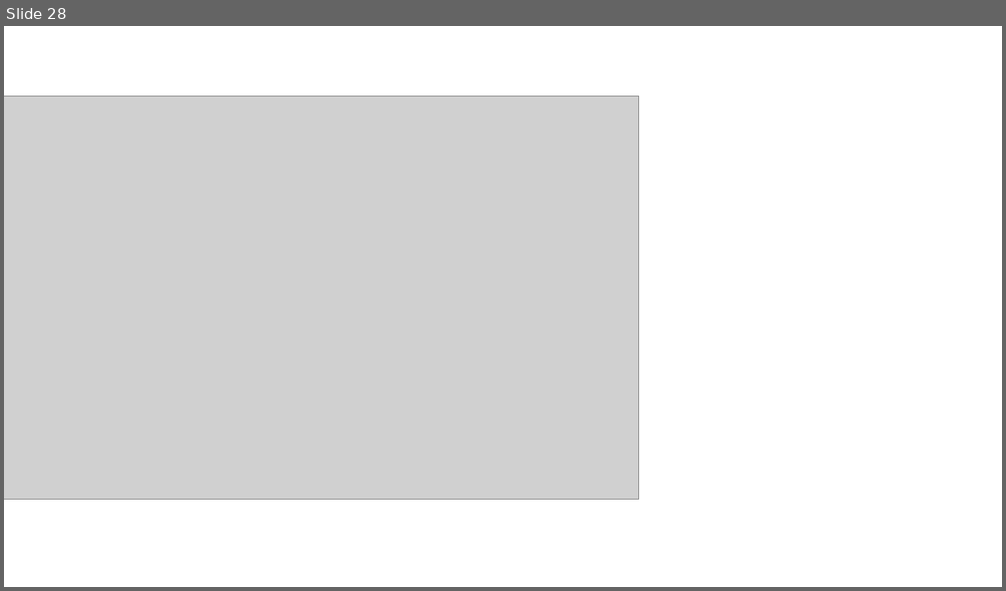
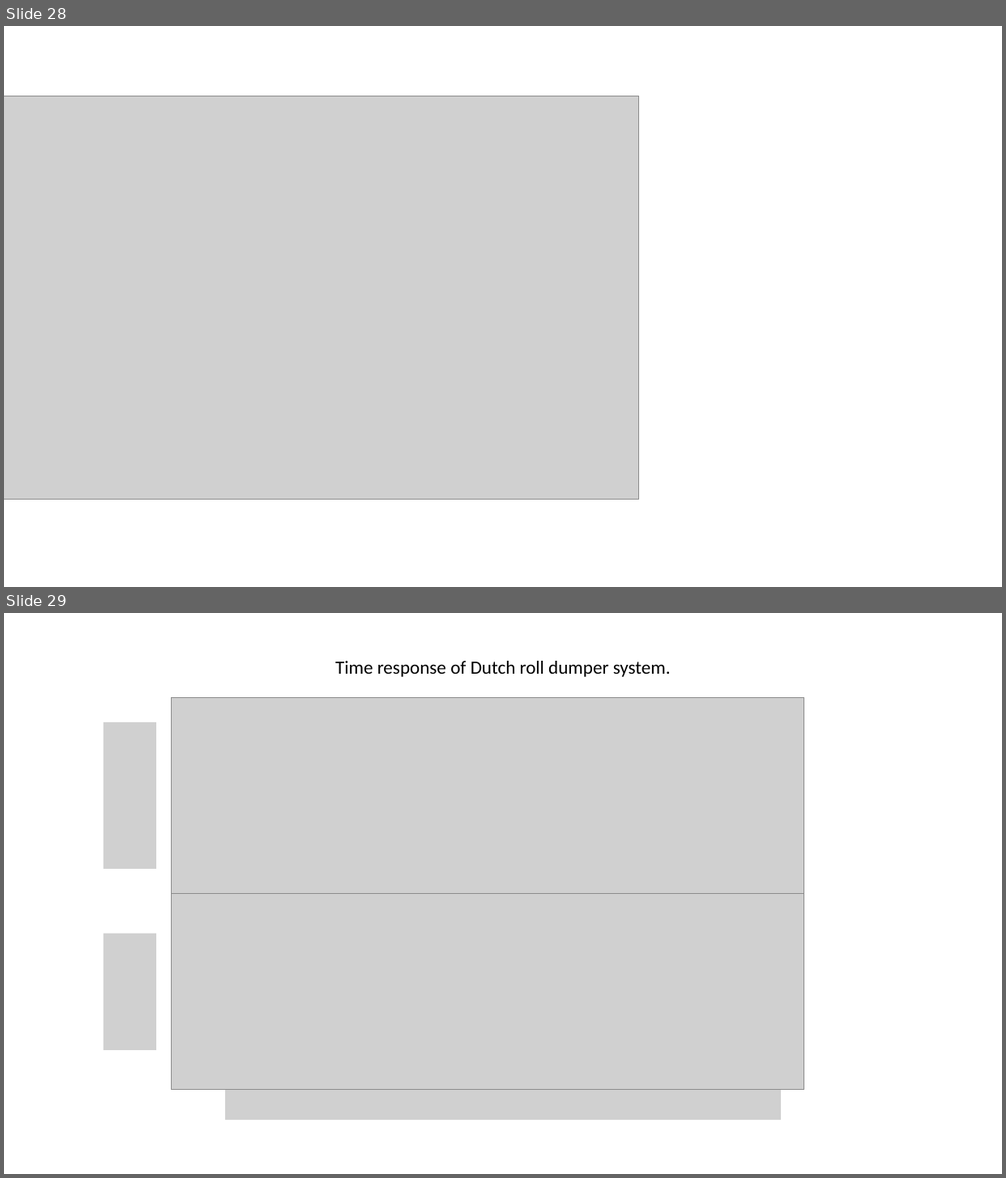
Before and after one commit to KantouniasA/flightDynamics, a slide deck: TechnicalReport/Figures.pptx. Shown one above the other, each under a label of ours: slide 28 before the commit, slides 28 and 29 after it. The pictures are 1006x591 and 1006x1178 pixels, drawn with LibreOffice and Linux fonts; fonts in the diff are those of the drawing; grey boxes stand for pictures. Boxes give left, top, right and bottom in pixels: in the first picture for what was removed or moved away, otherwise in the second. Text is boxed around its words. In the diff, an @@ line names an element or a change of style, - is before the commit and + after.

```diff
--- a/TechnicalReport/Figures.pptx
+++ b/TechnicalReport/Figures.pptx
@@ slide 29 added at (4,613,1002,1174), background #FFFFFF @@
@@ text added at (335,661,671,677), 18 pt, text #000000 @@
+Time response of Dutch roll dumper system.
@@ picture added at (172,697,804,894) @@
@@ picture added at (103,722,156,869) @@
@@ picture added at (172,894,804,1090) @@
@@ picture added at (103,934,156,1050) @@
@@ picture added at (226,1090,781,1120) @@
```
Also in this commit, not shown: 1 other slide added, 1 slide removed, 4 other files.
